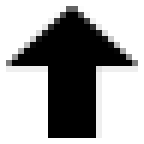
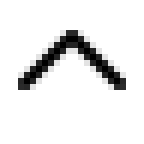
Layered file, before and after one edit (w=144, h=144). Changes by layer:
painted on "Objet dynamique vectoriel1" over [6, 6, 138, 138]
